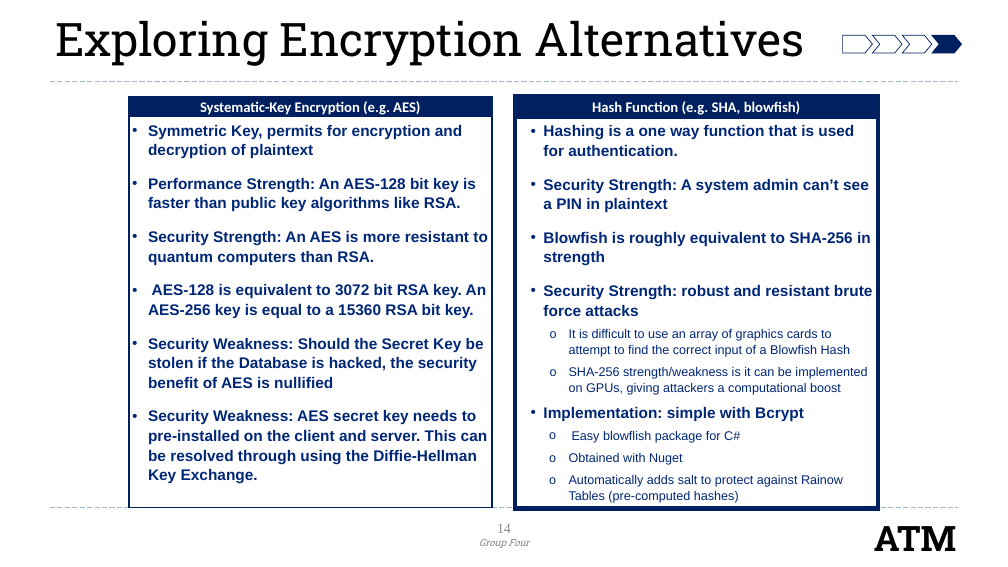
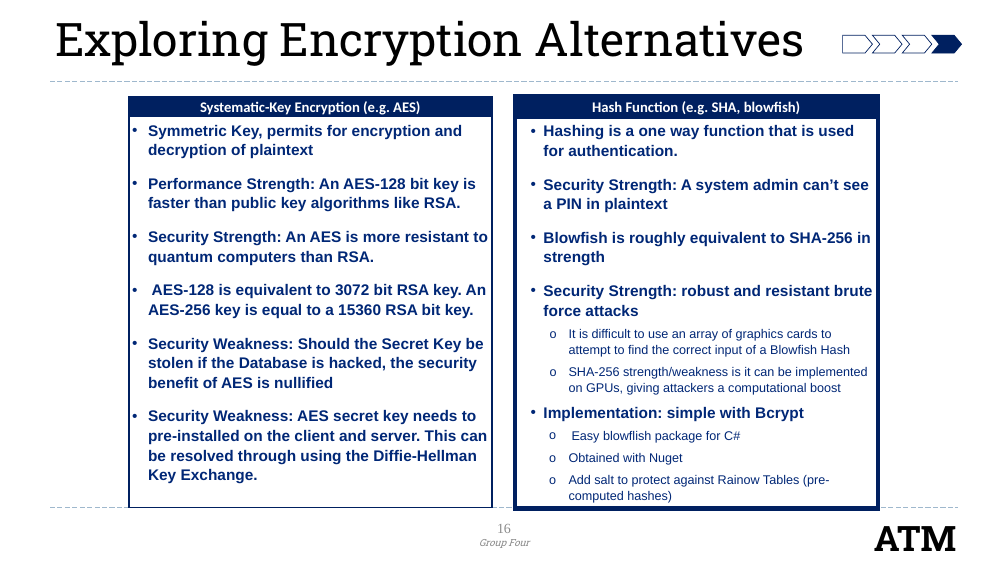
Before and after one commit to mari-husain/csharp-atm, a slide deck: slide 16 of Other/C# Project-Final.pptx (slide 14 before the commit). Drawn at 1008x567 pixels with LibreOffice and Linux fonts; fonts in the diff are those of the drawing; background and template pictures are left out. Boxes give left, top, right and bottom in pixels: in the first picture for what was removed or moved away, otherwise in the second. Text is boxed around its words. In the diff, an @@ line names an element or a change of style, - is before the commit and + after.

```diff
--- a/Other/C# Project-Final.pptx
+++ b/Other/C# Project-Final.pptx
@@ text in rectangle at (569,475,830,503): text changed @@
-      o Automatically adds salt to protect against Rainow Tables (pre-computed hashes)
+      o Add salt to protect against Rainow Tables (pre-computed hashes)
@@ page number at (497,524,511,533): text changed @@
-14
+16
```
Also in this commit, not shown: 2 other slides changed, 3 slides added, 1 slide removed.
